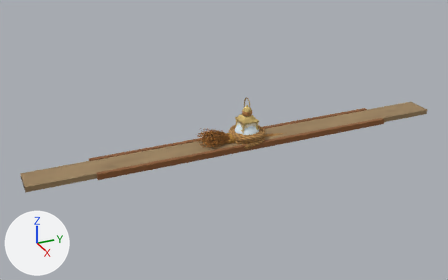
The glTF model src/three/models/items.glb: old version first, new version second.
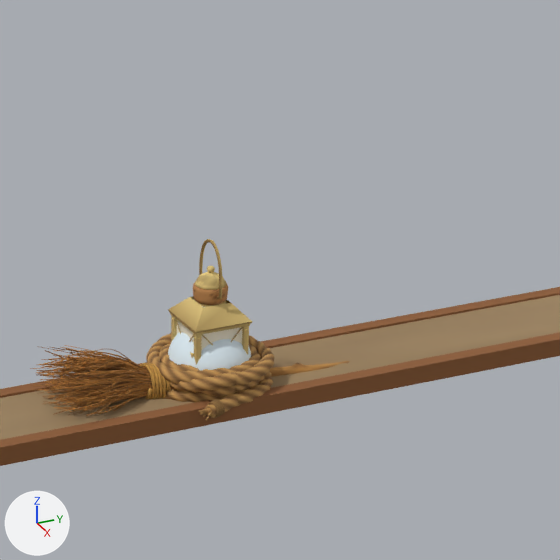
Old and new are each drawn whole from a 50 mm lens placed at (8.19, -4.09, 4.21), pointed at (0.02, -0.41, 0.13) and again close up on the part from 42% to 78% of the width and 10% to 68% of the height. Arrows for +X, +Y and +Z are at lower left; the lights stay in place. The first two pictures are the older version. Where no turn or scale is listed for an object, it has been applied to the vertices.

In view in the first close-up: 'broom', 'ladder', 'lamp', 'plank', 'rope', 'water-glass' and 2 more.
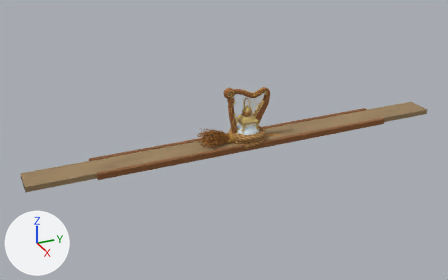
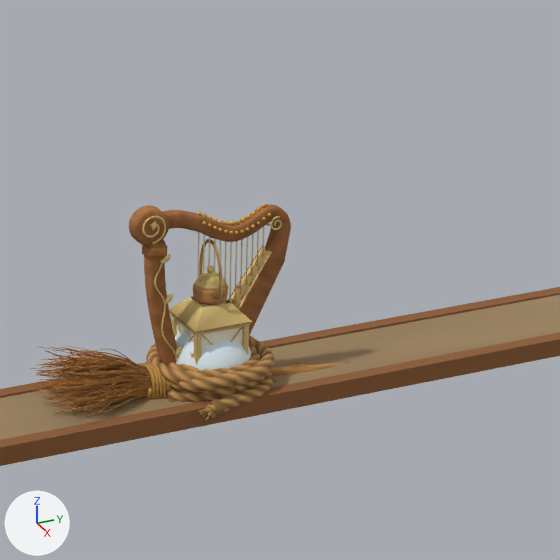
The change, as a list of edits to the scene's bpy script:
```text
Add me_harp:
    me_harp.from_pydata(...)  # 9639 vertices, 18908 faces; spans x -0.147..0.147, y -0.398..0.398, z 0.0..0.977
    me_harp.materials.append(mat_painted)
Add ob_harp:
    ob_harp = bpy.data.objects.new('harp', me_harp)
    ob_harp.location = (0.0, 0.0, 0.0)
```

Changed parts and their boxes [x1, y1, x2, y2] in the close-ups (560 x 560 px):
'harp', added (brown)
    after: [129, 203, 291, 402]
